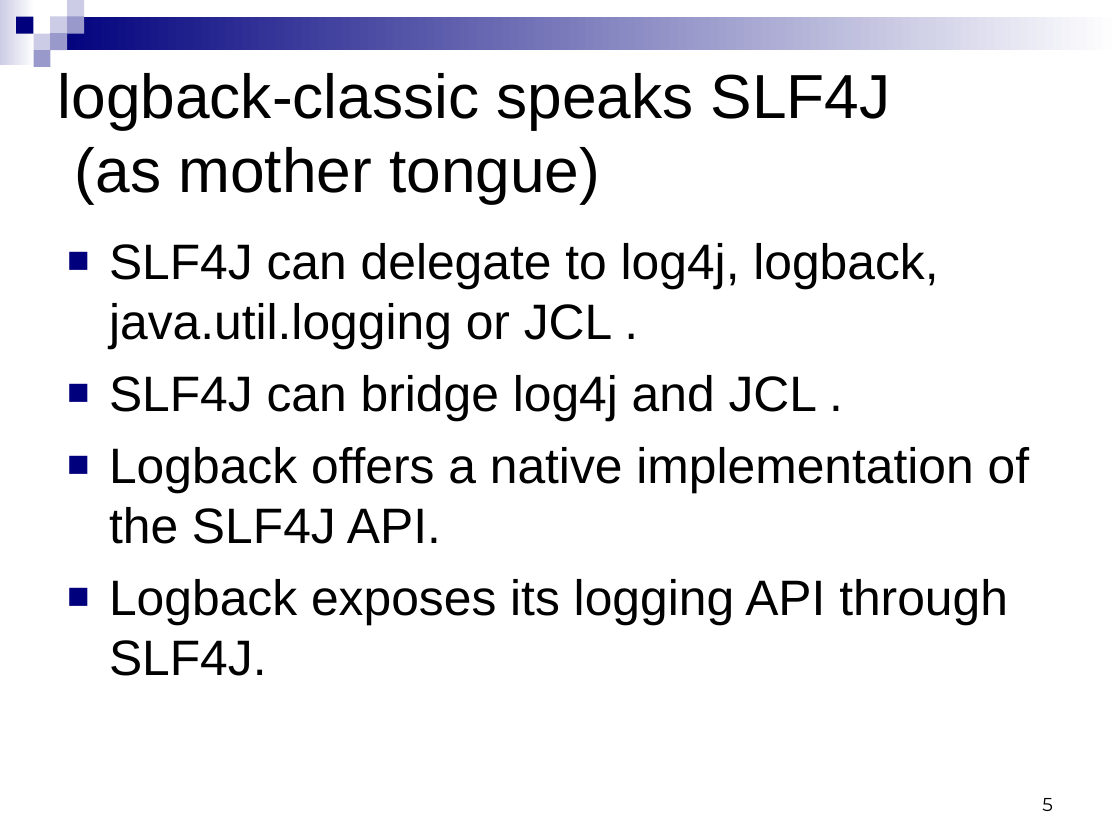
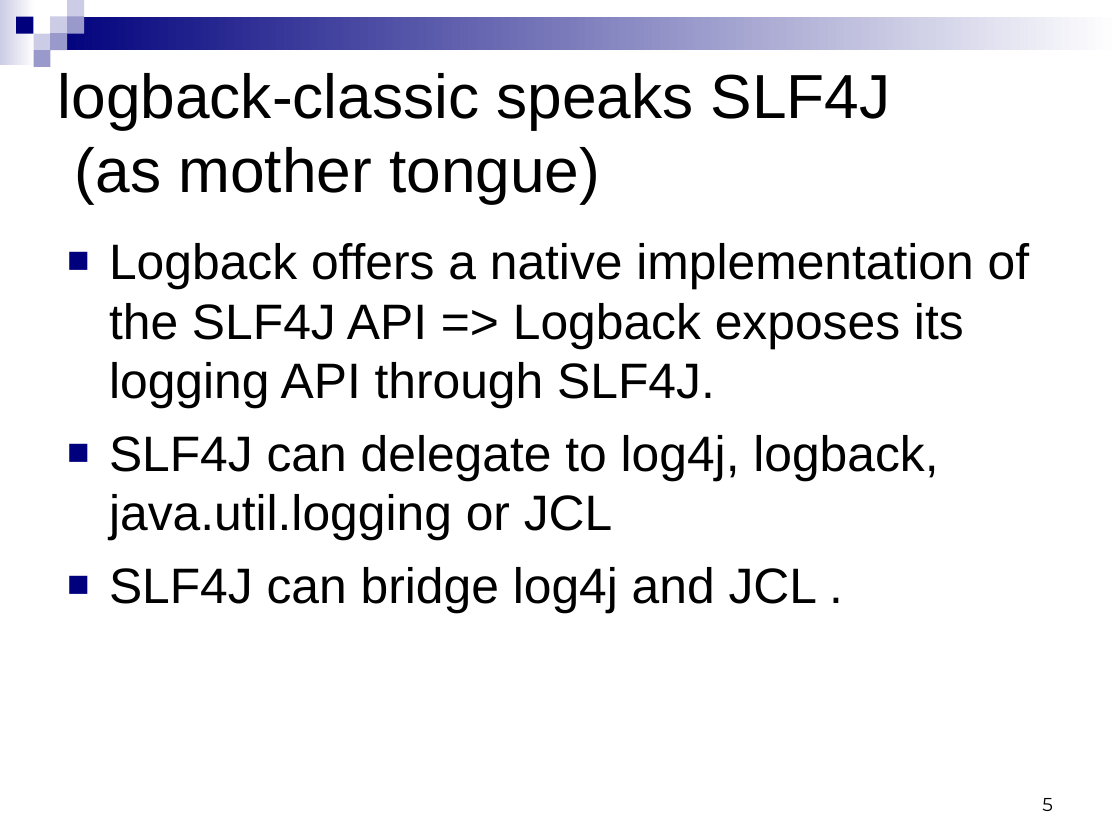
Before and after one commit to qos-ch/logback, a slide deck: slide 5 of logback-site/src/site/resources/logback.ppt. Drawn at 1120x840 pixels with LibreOffice and Linux fonts; fonts in the diff are those of the drawing. Boxes give left, top, right and bottom in pixels: in the first picture for what was removed or moved away, otherwise in the second. Text is boxed around its words. In the diff, an @@ line names an element or a change of style, - is before the commit and + after.

Commit message:
improving the logback presentation for OpenExpo 08

```diff
--- a/logback-site/src/site/resources/logback.ppt
+++ b/logback-site/src/site/resources/logback.ppt
@@ text at bbox=[109, 243, 1029, 541]: text changed @@
-■ SLF4J can delegate to log4j, logback, java.util.logging or JCL .
+■ Logback offers a native implementation of the SLF4J API => Logback exposes its logging API through SLF4J.
+■ SLF4J can delegate to log4j, logback, java.util.logging or JCL
@@ text at bbox=[109, 447, 1029, 676]: paragraphs removed @@
-■ Logback offers a native implementation of the SLF4J API.
-■ Logback exposes its logging API through SLF4J.
```
Also in this commit, not shown: 10 other slides changed, 2 slides added.
